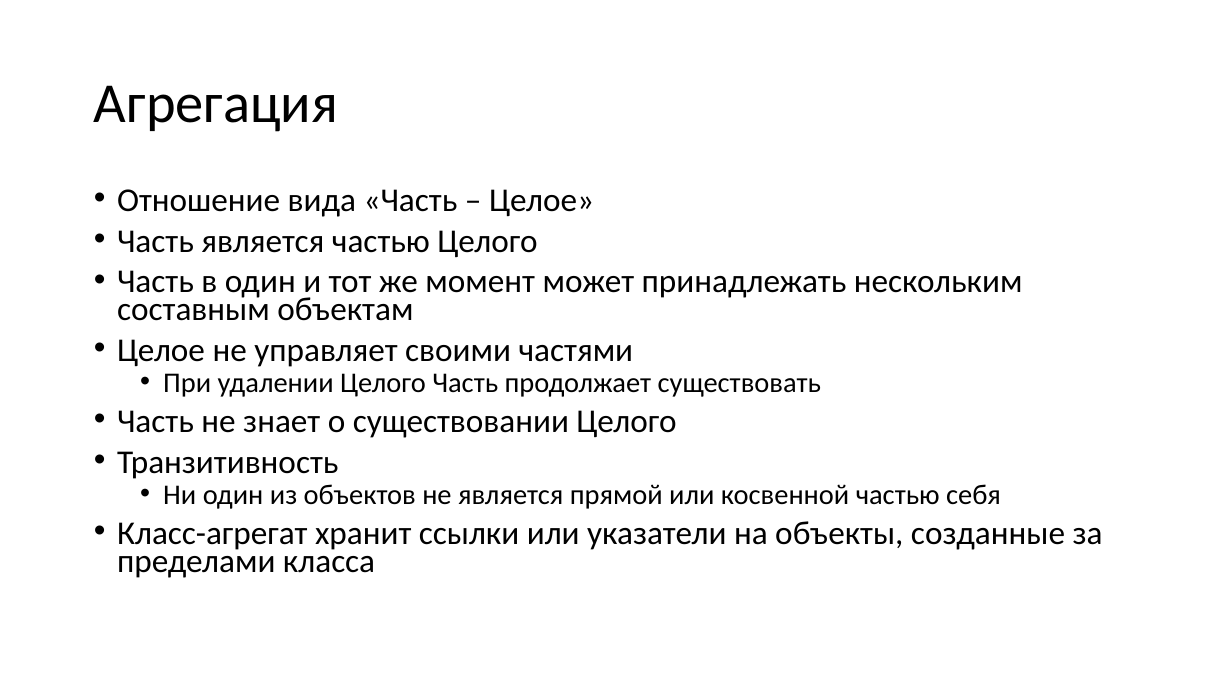
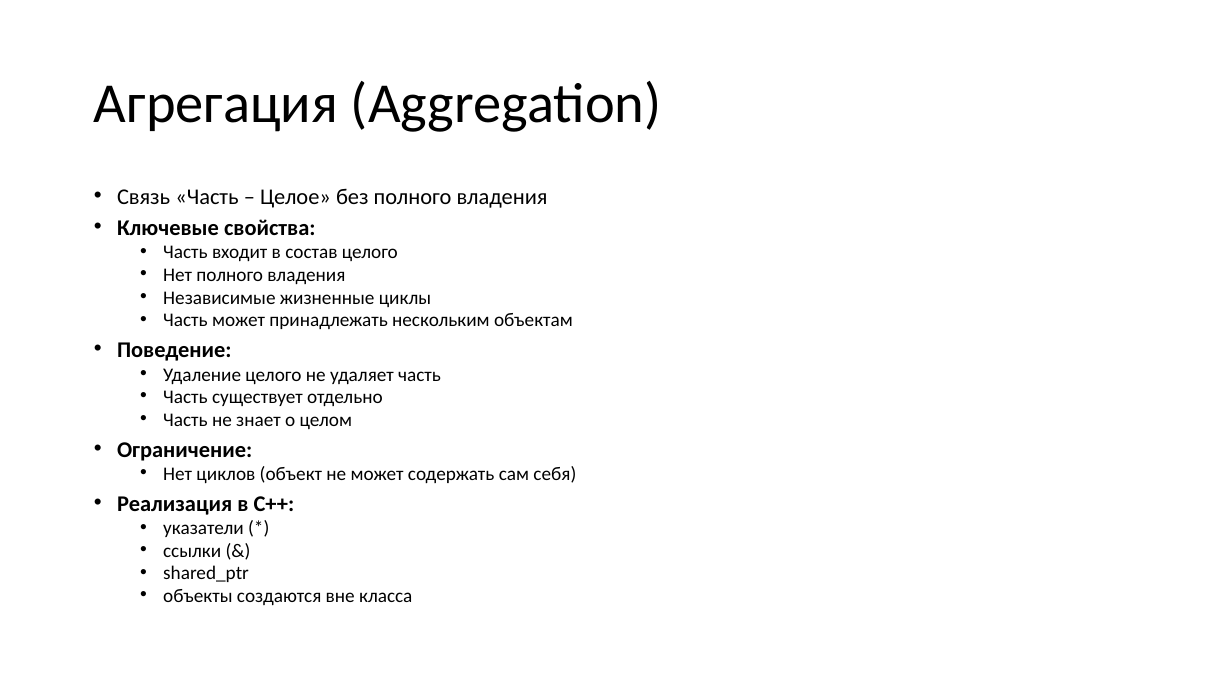
Before and after one commit to alexey-malov/oop, a slide deck: slide 15 of lectures/03/Виды отношений между классами.pptx (slide 14 before the commit). Drawn at 1232x693 pixels with LibreOffice and Linux fonts; fonts in the diff are those of the drawing. Boxes give left, top, right and bottom in pixels: in the first picture for what was removed or moved away, otherwise in the second. Text is boxed around its words. In the diff, an @@ line names an element or a change of style, - is before the commit and + after.

Commit message:
Обновил лекции и добавли пример написания Mock-объектов вручную

```diff
--- a/lectures/03/Виды отношений между классами.pptx
+++ b/lectures/03/Виды отношений между классами.pptx
@@ title at (94,81,662,132): text changed @@
-Агрегация
+Агрегация (Aggregation)
@@ text at (117,188,576,606): text changed; size 25.9 to 15 pt @@
-• Отношение вида «Часть – Целое»
-• Часть является частью Целого
-• Часть в один и тот же момент может принадлежать нескольким составным объектам
-• Целое не управляет своими частями
-  • При удалении Целого Часть продолжает существовать
-• Часть не знает о существовании Целого
-• Транзитивность
-  • Ни один из объектов не является прямой или косвенной частью себя
-• Класс-агрегат хранит ссылки или указатели на объекты, созданные за пределами класса
+• Связь «Часть – Целое» без полного владения
+• Ключевые свойства:
+  • Часть входит в состав целого
+  • Нет полного владения
+  • Независимые жизненные циклы
+  • Часть может принадлежать нескольким объектам
+• Поведение:
+  • Удаление целого не удаляет часть
+  • Часть существует отдельно
+  • Часть не знает о целом
+• Ограничение:
+  • Нет циклов (объект не может содержать сам себя)
+• Реализация в C++:
+  • указатели (*)
+  • ссылки (&)
+  • shared_ptr
+  • объекты создаются вне класса
```
Also in this commit, not shown: 3 other slides changed, 1 slide added, 3 other files.
